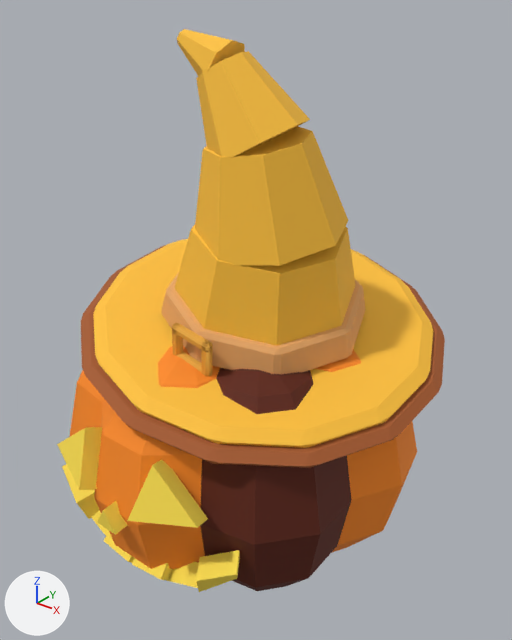
Renders of the FBX model Blender/Halloween/Export/JackOLantern.fbx from each side of a commit.
Before and after are seen from a camera (50 mm lens) standing at (2.29, -2.74, 3.16) and looking at (0.06, 0.04, 1.43). Lighting does not change. The marker at lower left points along +X, +Y and +Z. The first picture is the older version. Vertices at exactly the same position are counted once.

In view in the first picture: 'JackOLantern'.
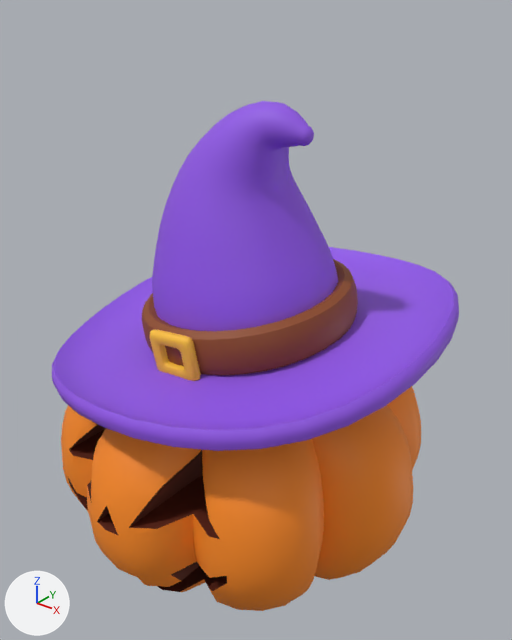
Pixel boxes (x1, y1, x2, y2) of what changed, in the pictures (512 x 640 px; the box of a moved part takes in the faces that stretch with it):
'JackOLantern', reshaped (9% shorter): before (57, 29, 445, 592); after (52, 101, 459, 611)
part 1 of me_jackolantern, rebuilt (20% wider): before (93, 239, 433, 448); after (52, 247, 459, 451)
part 2 of me_jackolantern, rebuilt (not visible before): after (61, 386, 421, 611)
part 3 of me_jackolantern, rebuilt: before (161, 272, 365, 374); after (152, 101, 338, 331)
part 4 of me_jackolantern, added (orange): after (149, 329, 201, 381)
part 5 of me_jackolantern, deleted (orange): before (57, 29, 348, 592)
part 6 of me_jackolantern, moved or reshaped: before (70, 225, 445, 591); after (142, 259, 358, 375)

The change, as a list of edits to the scene's bpy script:
```text
Change me_jackolantern:
    used by ob_jackolantern; location = (0.0, 0.0, 0.0)
    remove me_jackolantern.from_pydata(...)  # 848 vertices, 887 faces; spans x -1.02..1.07, y -1.08..1.08, z 0.03..2.93
    add me_jackolantern.from_pydata(...)  # 3201 vertices, 3232 faces; spans x -1.09..1.14, y -1.09..1.17, z 0.03..2.64
    me_jackolantern part 1: the loose piece of 84 vertices spanning x -0.82..1.01, y -0.86..1.0, z 1.21..1.67 is rebuilt with 614 vertices and now spans x -1.08..1.14, y -1.07..1.17, z 1.12..1.67
    me_jackolantern part 2: the loose piece of 52 vertices spanning x -0.81..0.81, y -0.85..0.85, z 0.08..1.48 is rebuilt with 1642 vertices and now spans x -1.09..1.09, y -1.09..1.09, z 0.03..1.3
    me_jackolantern part 3: the loose piece of 48 vertices spanning x -0.45..0.66, y -0.5..0.62, z 1.36..1.77 is rebuilt with 481 vertices and now spans x -0.51..0.58, y -0.49..0.61, z 1.24..2.64
    me_jackolantern part 4: a new loose piece of 144 vertices spanning x -0.13..0.17, y -0.6..-0.52, z 1.31..1.59, in mat_halloweenpalette (picture img_jackolantern_fbm)
    me_jackolantern part 5: 12 loose pieces with 114 vertices, spanning x -0.66..0.66, y -1.08..0.39, z 0.2..2.93, are deleted
    me_jackolantern part 6: 1 vertex moved within x 0.0, y -0.51, z 1.58; 549 vertices removed from x -1.02..1.07, y -1.01..1.08, z 0.03..2.1; 319 vertices added at x -0.59..0.61, y -0.56..0.64, z 1.29..1.71
```
